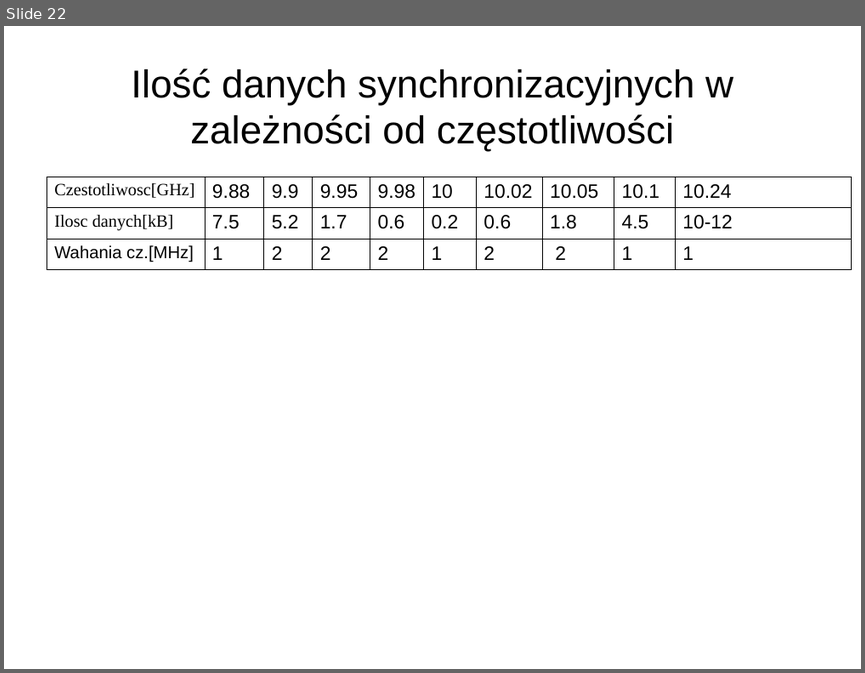
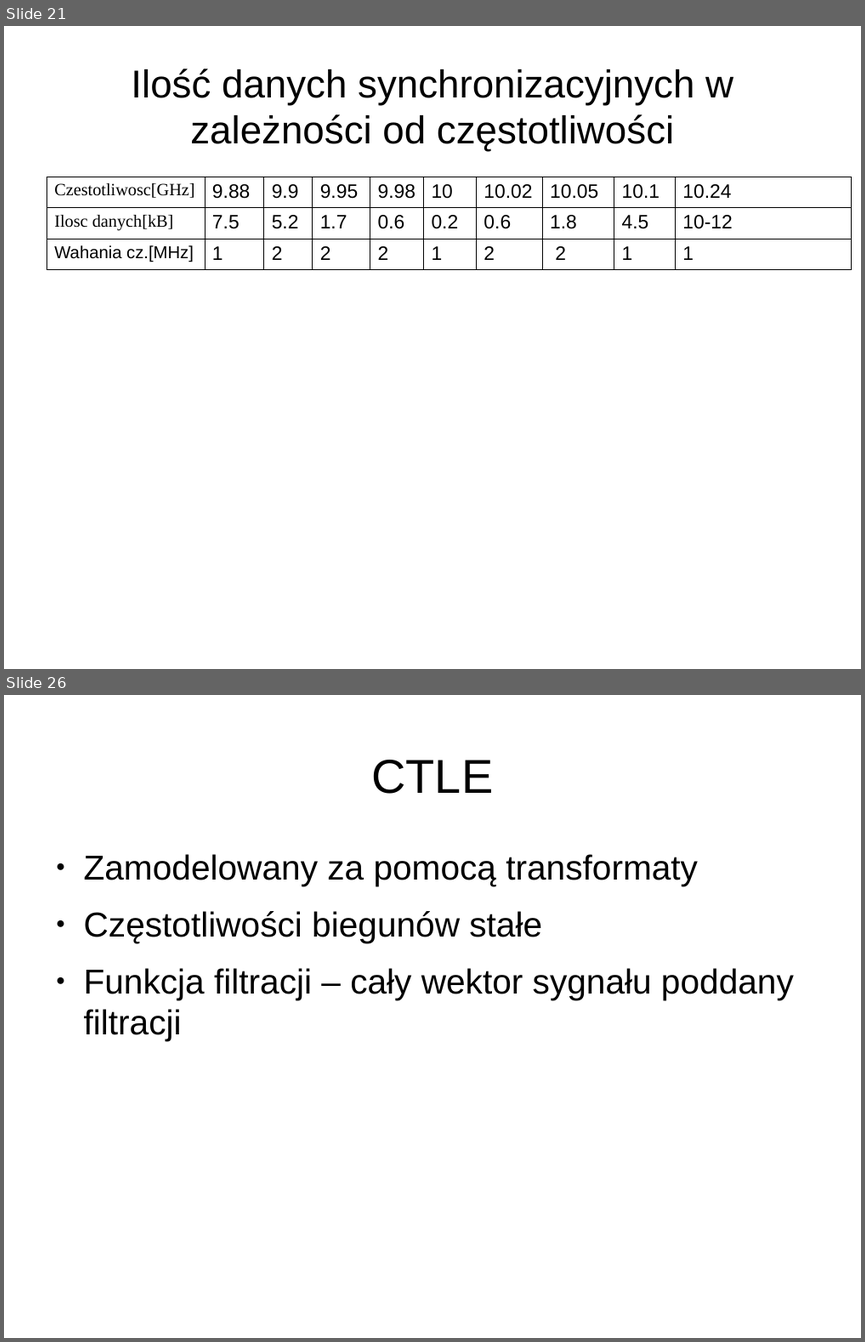
Before and after one commit to joannabp/ProjektSynopsys, a slide deck: Untitled 1.odp. Shown one above the other, each under a label of ours: slide 22 before the commit, slides 21 and 26 after it; the slides between them are not shown. The pictures are 865x673 and 865x1342 pixels, drawn with LibreOffice and Linux fonts; fonts in the diff are those of the drawing. Boxes give left, top, right and bottom in pixels: in the first picture for what was removed or moved away, otherwise in the second. Text is boxed around its words. In the diff, an @@ line names an element or a change of style, - is before the commit and + after.

```diff
--- a/Untitled 1.odp
+++ b/Untitled 1.odp
@@ slide 26 added at <box>4,695,861,1338</box>, background #FFFFFF @@
@@ title added at <box>371,760,493,794</box>, 44 pt, text #000000 @@
+CTLE
@@ text added at <box>84,854,794,1041</box>, 32 pt, text #000000 @@
+● Zamodelowany za pomocą transformaty
+● Częstotliwości biegunów stałe
+● Funkcja filtracji – cały wektor sygnału poddany filtracji
@@ what was slide 22 is now slide 21 @@
```
Also in this commit, not shown: 3 slides changed, 18 other slides added.
